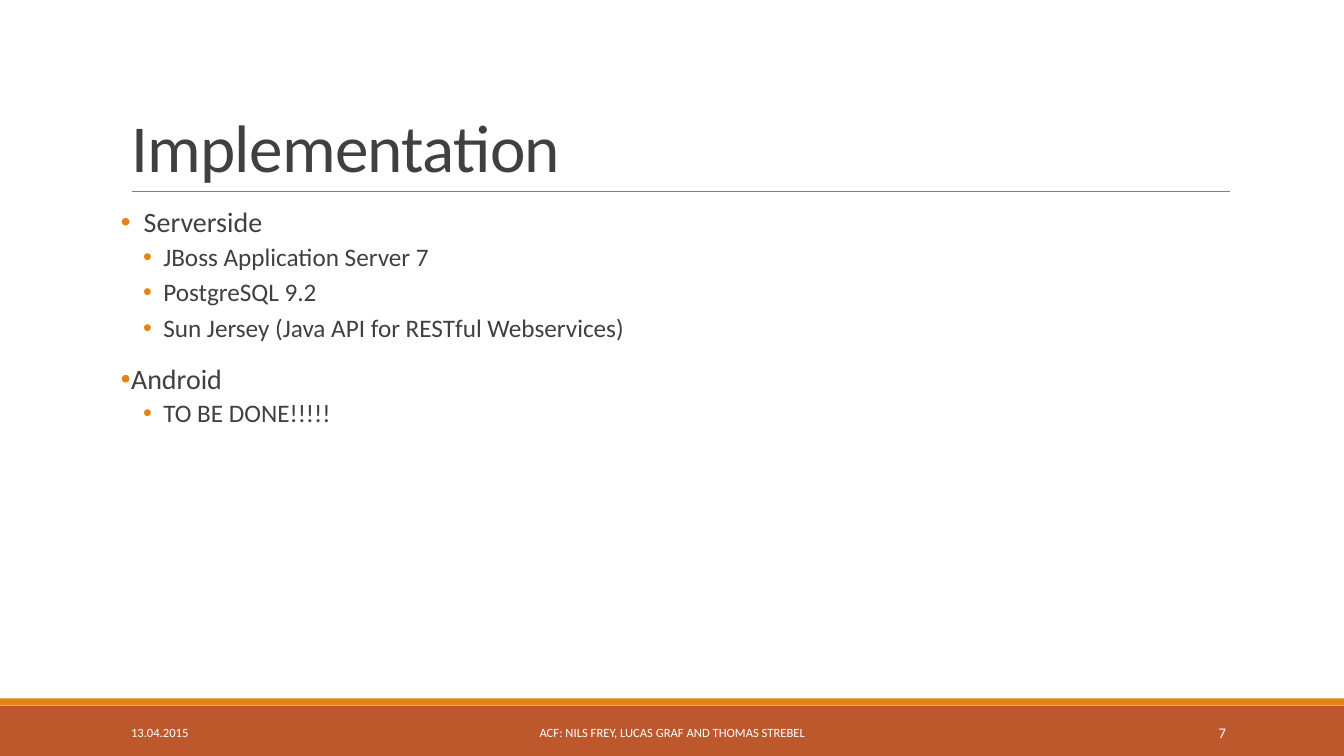
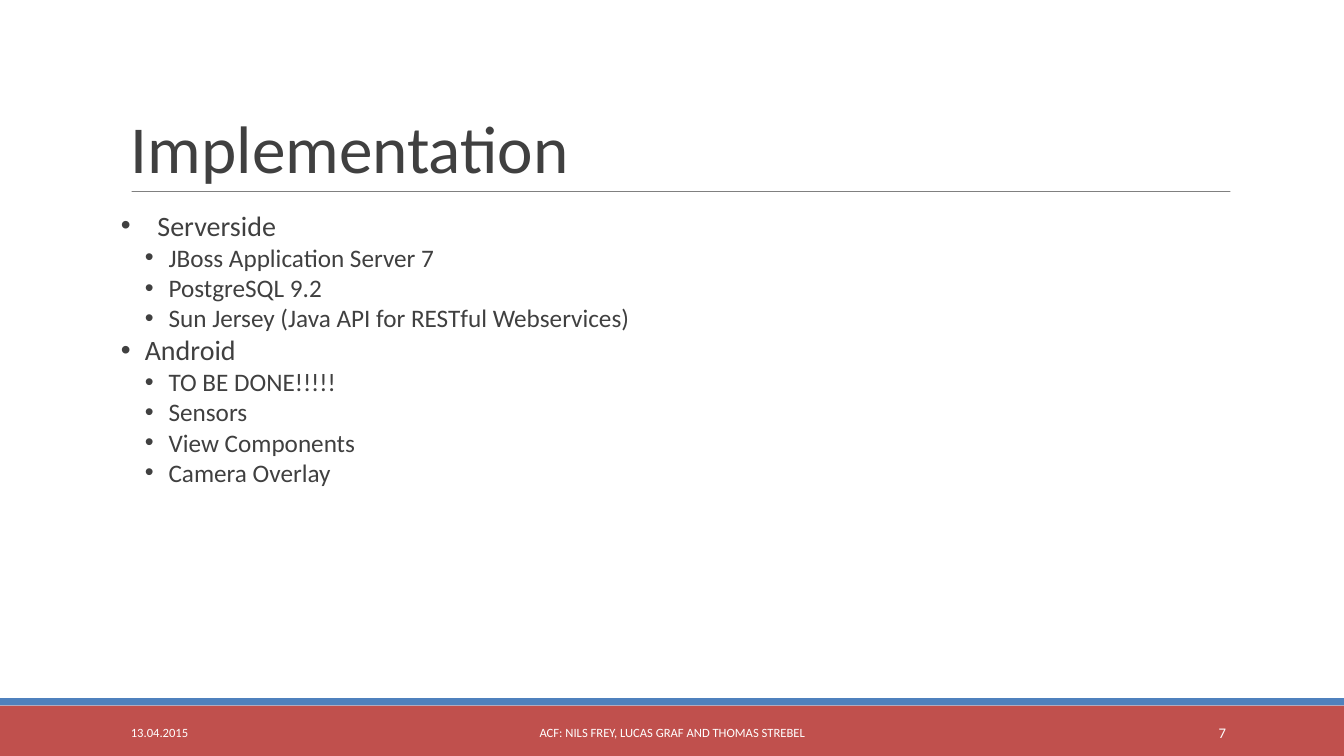
Before and after one commit to freyn42/TSM_MobOp, a slide deck: slide 7 of Presentation/TSM_MobOp Mini Project.pptx. Drawn at 1344x756 pixels with LibreOffice and Linux fonts; fonts in the diff are those of the drawing. Boxes give left, top, right and bottom in pixels: in the first picture for what was removed or moved away, otherwise in the second. Text is boxed around its words. In the diff, an @@ line names an element or a change of style, - is before the commit and + after.

Commit message:
presentation modified

```diff
--- a/Presentation/TSM_MobOp Mini Project.pptx
+++ b/Presentation/TSM_MobOp Mini Project.pptx
@@ text "Implementation" at <box>131,126,569,184</box>: letter spacing -0.5 to 0 pt; line spacing 0.85 to 1 @@
@@ text at <box>145,216,629,391</box>: indent changed; line spacing 0.9 to 1; less space between paragraphs @@
@@ text at <box>169,404,355,486</box>: paragraphs added @@
+  • Sensors
+  • View Components
+  • Camera Overlay
@@ rectangle at <box>0,706,1344,756</box>: fill #BD582C to #C0504D @@
@@ rectangle at <box>0,699,1344,706</box>: fill #E48312 to #4F81BD @@
```
Also in this commit, not shown: 11 other slides changed.
